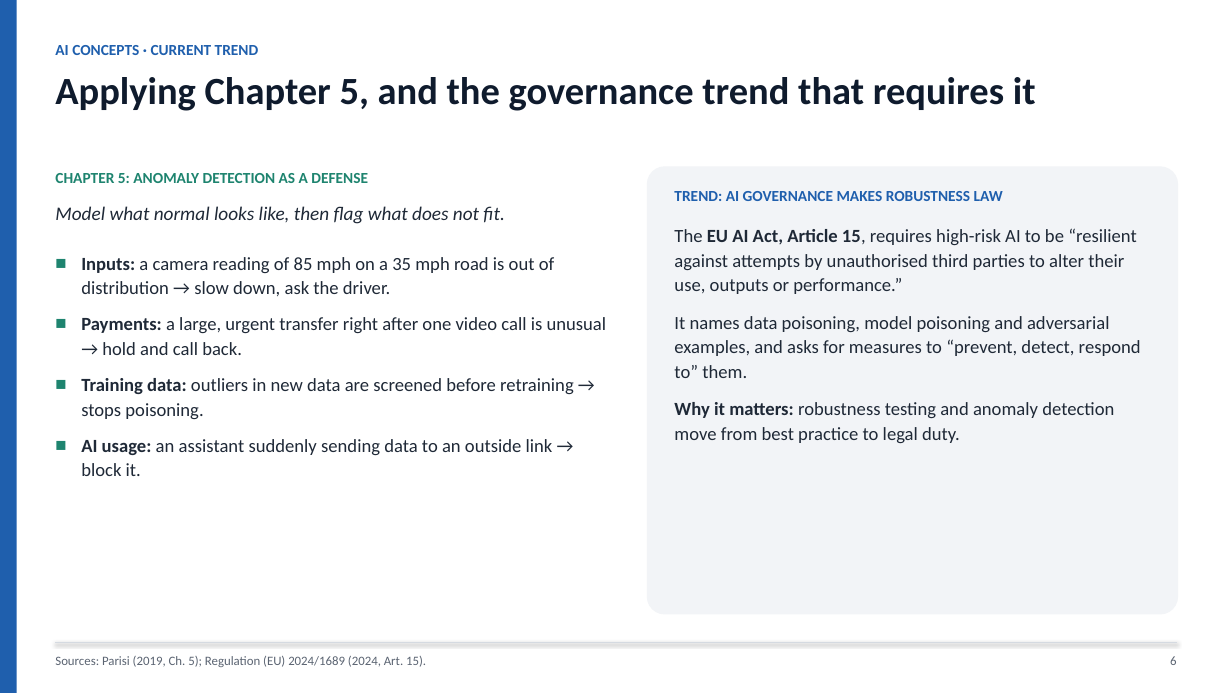
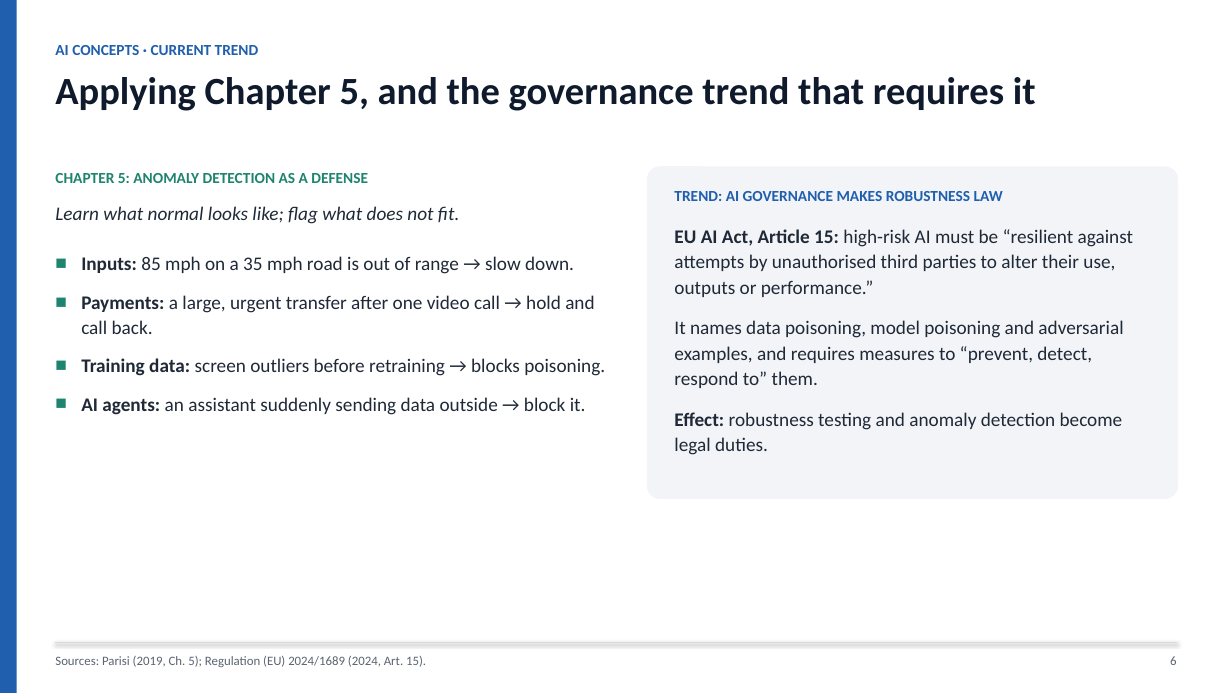
Before and after one commit to Ruthvik-Bandari/ArtificialIntelligence-for-Cybersecurity, a slide deck: slide 6 of module-06-adversarial-attacks/Bandari_Ruthvik_Nath_Module6_Adversarial_Attack_Analysis.pptx. Drawn at 1232x693 pixels with LibreOffice and Linux fonts; fonts in the diff are those of the drawing. Boxes give left, top, right and bottom in pixels: in the first picture for what was removed or moved away, otherwise in the second. Text is boxed around its words. In the diff, an @@ line names an element or a change of style, - is before the commit and + after.

```diff
--- a/module-06-adversarial-attacks/Bandari_Ruthvik_Nath_Module6_Adversarial_Attack_Analysis.pptx
+++ b/module-06-adversarial-attacks/Bandari_Ruthvik_Nath_Module6_Adversarial_Attack_Analysis.pptx
@@ rounded rectangle: place and size @@
-rounded rectangle at [647, 166, 1178, 615]
+rounded rectangle at [647, 166, 1178, 499]
@@ text at [55, 206, 459, 224]: text changed @@
-Model what normal looks like, then flag what does not fit.
+Learn what normal looks like; flag what does not fit.
@@ text at [674, 229, 1133, 455]: text changed; size 14.5 to 15 pt @@
-The EU AI Act, Article 15, requires high-risk AI to be “resilient against attempts by unauthorised third parties to alter their use, outputs or performance.”
-It names data poisoning, model poisoning and adversarial examples, and asks for measures to “prevent, detect, respond to” them.
-Why it matters: robustness testing and anomaly detection move from best practice to legal duty.
+EU AI Act, Article 15: high-risk AI must be “resilient against attempts by unauthorised third parties to alter their use, outputs or performance.”
+It names data poisoning, model poisoning and adversarial examples, and requires measures to “prevent, detect, respond to” them.
+Effect: robustness testing and anomaly detection become legal duties.
@@ text at [81, 256, 605, 415]: text changed; size 14.5 to 15 pt @@
-■ Inputs: a camera reading of 85 mph on a 35 mph road is out of distribution → slow down, ask the driver.
-■ Payments: a large, urgent transfer right after one video call is unusual → hold and call back.
-■ Training data: outliers in new data are screened before retraining → stops poisoning.
-■ AI usage: an assistant suddenly sending data to an outside link → block it.
+■ Inputs: 85 mph on a 35 mph road is out of range → slow down.
+■ Payments: a large, urgent transfer after one video call → hold and call back.
+■ Training data: screen outliers before retraining → blocks poisoning.
+■ AI agents: an assistant suddenly sending data outside → block it.
```
Also in this commit, not shown: 6 other slides changed, 2 other files.
